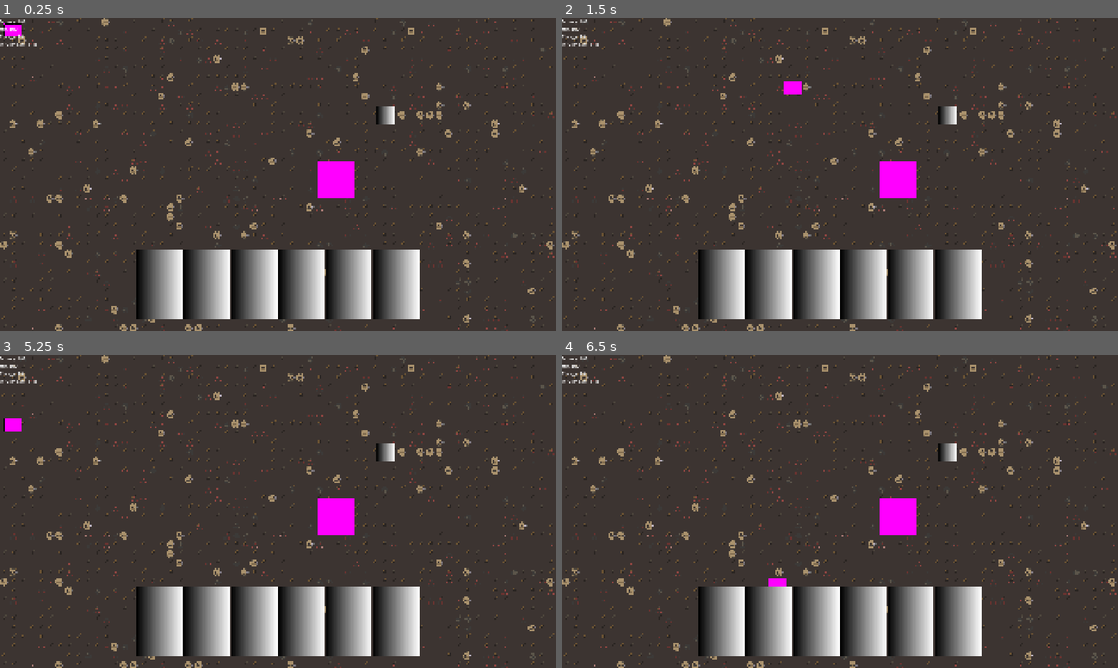
Above: before the commit, frames 1-4 (two rows, left to right).
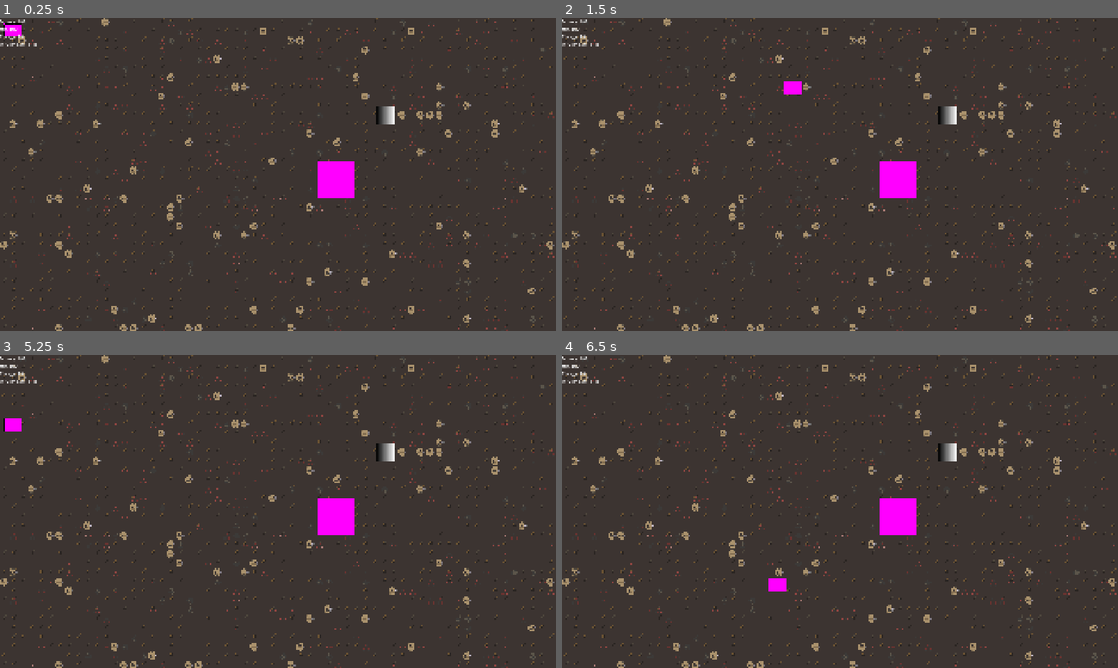
Above: after the commit, the same moments.

Repository: doakeserino/newgame
Game: Godot game, scene res://Scenes/main_scene.tscn
Two runs of this game, one before a commit and one after it. Both use one fixed random seed, a clock stepped at 60 frames per second and the inputs below.
Inputs (mouse positions are in pixels of both pictures, inside the frame that each line leads up to):
- Up to frame 1 (0.25 s): no input
- Up to frame 2 (1.5 s): tap Enter at 0.5 s; move the mouse to (962, 158) at 0.52 s; hold D (move_right) 0.53-1.28 s; click (962, 158) at 0.6 s; move the mouse to (728, 190) at 1.27 s; hold S (move_down) from 1.28 s (still down); click (728, 190) at 1.35 s
- Up to frame 3 (5.25 s): move the mouse to (333, 442) at 2.02 s; release S (move_down) at 2.03 s; hold D (move_right) 2.03-2.78 s; tap X (hide_card_overlay) at 2.1, 5.1 s; click (333, 442) at 2.3 s; move the mouse to (250, 574) at 2.77 s; hold W (move_up) 2.78-3.53 s; tap F (interact) at 2.85 s; click (250, 574) at 3.05 s; move the mouse to (444, 558) at 3.52 s; hold A (move_left) 3.53-5.03 s; click (444, 558) at 3.6 s; move the mouse to (111, 464) at 4.27 s; click (111, 464) at 4.35 s; move the mouse to (305, 511) at 5.02 s; hold S (move_down) from 5.03 s (still down)
- Up to frame 4 (6.5 s): click (867, 511) at 5.3 s; move the mouse to (756, 433) at 5.77 s; release S (move_down) at 5.78 s; hold D (move_right) from 5.78 s (still down); tap F (interact) at 5.85 s; click (756, 433) at 6.05 s

The runs differ from the first frame. In frame 1, 9.5% of the frame differs, in the area x 24-76%, y 74-97%; in frame 2, 9.5%; in frame 3, 9.5%; in frame 4, 9.5%.

Commit message:
Commit 15
card adding and removing broken. need to try and fix

Diff:
--- a/Scenes/slot.tscn
+++ b/Scenes/slot.tscn
@@ -1,13 +1,6 @@
 [gd_scene format=3 uid="uid://deogxk2at2t7q"]
 
 [ext_resource type="Script" uid="uid://dlcf4lhgd7r37" path="res://Scripts/slot.gd" id="1_luhj6"]
-
-[sub_resource type="Gradient" id="Gradient_luhj6"]
-
-[sub_resource type="GradientTexture2D" id="GradientTexture2D_57qmd"]
-gradient = SubResource("Gradient_luhj6")
-width = 200
-height = 300
 
 [node name="Slot" type="BoxContainer" unique_id=1766675901]
 custom_minimum_size = Vector2(200, 300)
@@ -15,9 +8,5 @@
 offset_bottom = 300.0
 script = ExtResource("1_luhj6")
 
-[node name="Sprite2D" type="Sprite2D" parent="." unique_id=1924352994]
-position = Vector2(100, 150)
-texture = SubResource("GradientTexture2D_57qmd")
-
 [connection signal="mouse_entered" from="." to="." method="_on_mouse_entered"]
 [connection signal="mouse_exited" from="." to="." method="_on_mouse_exited"]
--- a/Scripts/GlobalStats.gd
+++ b/Scripts/GlobalStats.gd
@@ -4,6 +4,7 @@
 signal card_added
 signal inventory_changed
 signal combat_entered_or_left(in_combat)
+signal card_removed
 var stats = {
 	"money" : 100,
 	"hp" : 100,
@@ -31,6 +32,8 @@
 func add_cards_to_hand():
 	inventory_changed.emit()
 	print(player_inventory)
-
+func remove_card(card_to_remove : String):
+	player_inventory.erase(card_to_remove)
+	card_removed.emit()
 func _ready():
 	add_cards_to_hand()
--- a/Scripts/card.gd
+++ b/Scripts/card.gd
@@ -34,3 +34,4 @@
 	if GlobalStats.stats["in_combat"]:
 		EnemyStats.change_enemy_stats("hp", - card_stats["damage"])
 		card_played.emit()
+		GlobalStats.remove_card(card_stats["cardid"])
--- a/Scripts/cards_hand.gd
+++ b/Scripts/cards_hand.gd
@@ -16,6 +16,7 @@
 	for card in GlobalStats.cards:
 		add_card(card)
 	GlobalStats.card_added.connect(recalculate_cards)
+	GlobalStats.card_removed.connect(recalculate_cards)
 func add_card(card_id):
 		if slot_1.taken == false:
 			slot_1.add_card(card_id)
--- a/Scripts/slot.gd
+++ b/Scripts/slot.gd
@@ -18,7 +18,7 @@
 	contents.card_played.connect(remove_card)
 func remove_card():
 	taken = false
-	contents.queue_free()
+	contents.visible = false
 
 func _on_mouse_entered():
 	if taken:
